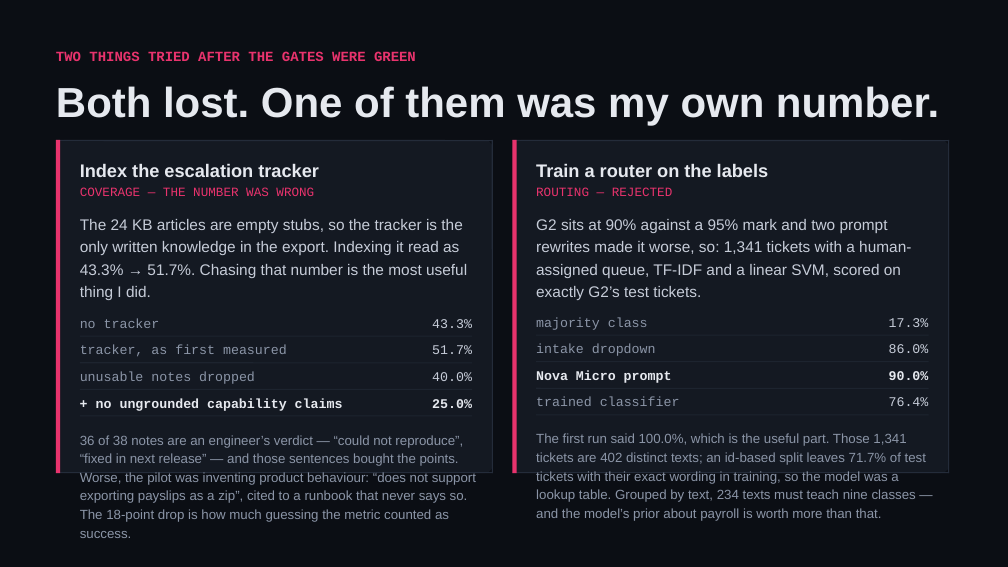
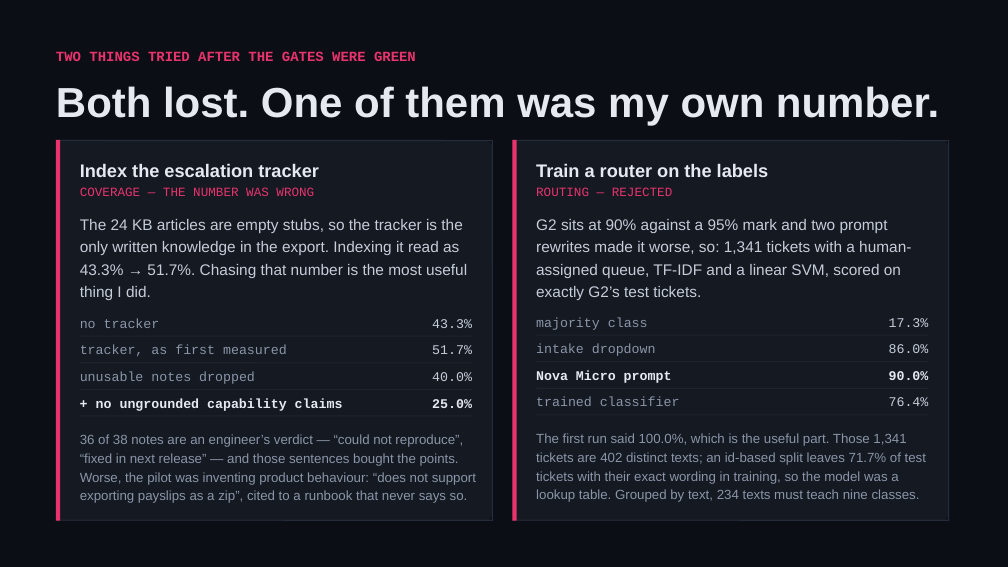
Before and after one commit to shivam-25/ramco-payce-pilot, a slide deck: slide 14 of docs/deck/ramco-payce-pilot.pptx. Drawn at 1008x567 pixels with LibreOffice and Linux fonts; fonts in the diff are those of the drawing. Boxes give left, top, right and bottom in pixels: in the first picture for what was removed or moved away, otherwise in the second. Text is boxed around its words. In the diff, an @@ line names an element or a change of style, - is before the commit and + after.

```diff
--- a/docs/deck/ramco-payce-pilot.pptx
+++ b/docs/deck/ramco-payce-pilot.pptx
@@ rounded rectangle: place and size @@
-rounded rectangle at bbox=[56, 140, 493, 474]
+rounded rectangle at bbox=[56, 140, 493, 521]
@@ rounded rectangle at bbox=[56, 140, 493, 521]: proportions changed @@
@@ line moved from (58, 140) - (58, 473) to (58, 140) - (58, 521) @@
@@ line moved from (492, 140) - (492, 473) to (492, 140) - (492, 521) @@
@@ rounded rectangle at bbox=[512, 140, 949, 521]: proportions changed @@
@@ rounded rectangle: place and size @@
-rounded rectangle at bbox=[512, 140, 949, 474]
+rounded rectangle at bbox=[512, 140, 949, 521]
@@ line moved from (514, 140) - (514, 473) to (514, 140) - (514, 521) @@
@@ line moved from (949, 140) - (949, 473) to (949, 140) - (949, 521) @@
@@ text at bbox=[80, 434, 476, 503]: text changed @@
-36 of 38 notes are an engineer’s verdict — “could not reproduce”, “fixed in next release” — and those sentences bought the points. Worse, the pilot was inventing product behaviour: “does not support exporting payslips as a zip”, cited to a runbook that never says so. The 18-point drop is how much guessing the metric counted as success.
+36 of 38 notes are an engineer’s verdict — “could not reproduce”, “fixed in next release” — and those sentences bought the points. Worse, the pilot was inventing product behaviour: “does not support exporting payslips as a zip”, cited to a runbook that never says so.
@@ text at bbox=[536, 433, 926, 502]: text changed @@
-The first run said 100.0%, which is the useful part. Those 1,341 tickets are 402 distinct texts; an id-based split leaves 71.7% of test tickets with their exact wording in training, so the model was a lookup table. Grouped by text, 234 texts must teach nine classes — and the model’s prior about payroll is worth more than that.
+The first run said 100.0%, which is the useful part. Those 1,341 tickets are 402 distinct texts; an id-based split leaves 71.7% of test tickets with their exact wording in training, so the model was a lookup table. Grouped by text, 234 texts must teach nine classes.
@@ line moved from (56, 473) - (493, 473) to (56, 520) - (493, 520) @@
@@ line moved from (512, 473) - (950, 473) to (512, 520) - (950, 520) @@
```
Also in this commit, not shown: 3 other slides changed, 7 other files.
